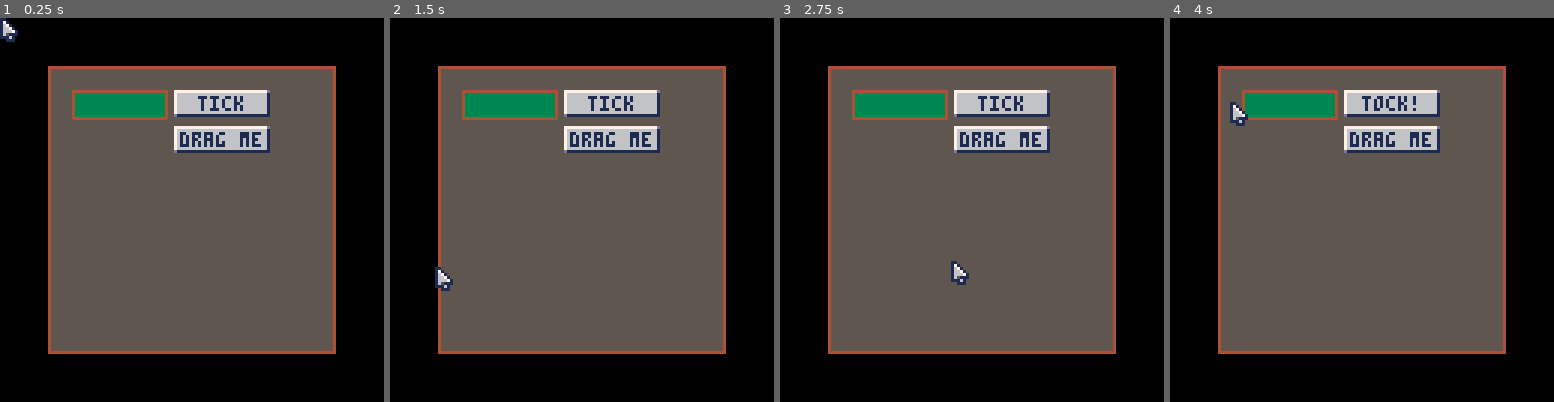
Above: before the commit, frames 1-4 (left to right).
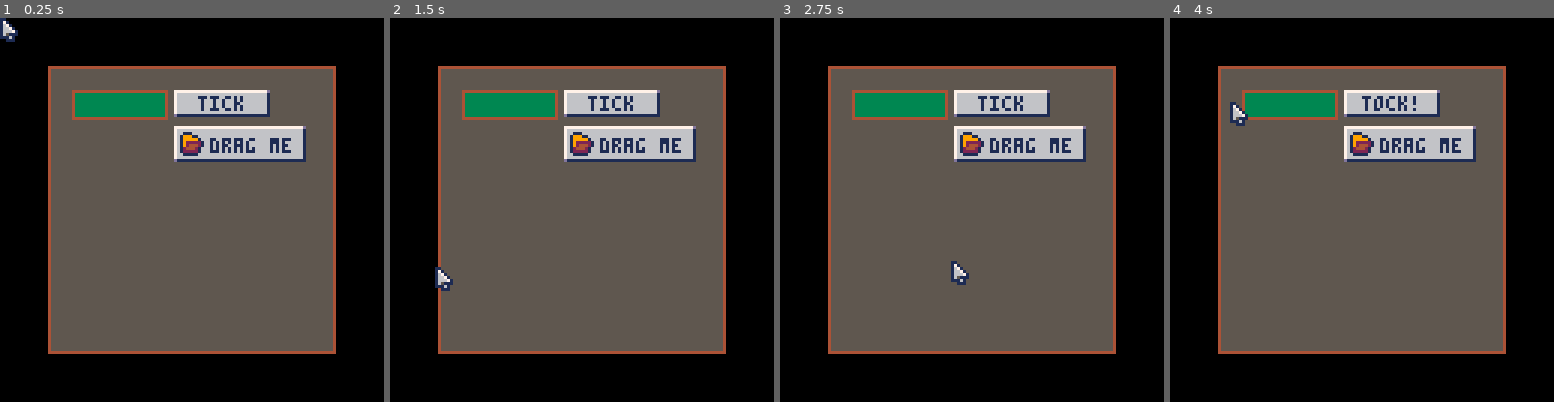
Above: after the commit, the same moments.

Repository: zet23t/pico8snippets
Game: PICO-8 cartridge uitk.p8
Two runs of this game, one before a commit and one after it. Both use one fixed random seed, a clock stepped at 60 frames per second and the inputs below.
Inputs (mouse positions are in pixels of both pictures, inside the frame that each line leads up to):
- Up to frame 1 (0.25 s): no input
- Up to frame 2 (1.5 s): tap X (X key) at 0.33, 1.07 s; click (670, 121) at 0.67 s; tap O (Z key) at 0.7 s; click (436, 267) at 1.22 s
- Up to frame 3 (2.75 s): hold Right 1.6-2.1 s; tap O (Z key) at 1.7, 2.1, 2.5 s; click (887, 114) at 1.77 s; tap X (X key) at 1.85 s; hold Up 2.15-2.42 s; click (952, 259) at 2.32 s; hold Right from 2.47 s (still down)
- Up to frame 4 (4 s): click (1404, 106) at 2.87 s; tap O (Z key) at 2.9, 3.3, 3.7 s; tap X (X key) at 2.97 s; release Right at 3.03 s; hold Left 3.08-3.58 s; click (1465, 256) at 3.42 s; hold Down 3.63-3.97 s; click (1231, 102) at 3.97 s

The runs differ from the first frame. In frame 1, 2.2% of the frame differs, in the area x 45-80%, y 28-38%; in frame 2, 2.2%; in frame 3, 2.2%; in frame 4, 2.2%.

Commit message:
Adding a sprite component and testing it

Diff:
--- a/scripts/uitk.lua
+++ b/scripts/uitk.lua
@@ -167,20 +167,30 @@
 end
 
 text_component = class()
-function text_component_new(text, color)
+function text_component_new(text, color, t, r, b, l)
 	return text_component.new {
-		text = text, color = color
+		text = text, color = color,
+		l = l or 0, r = r or 0, t = t or 0, b = b or 0
 	}
 end
 function text_component:draw(ui_rect)
 	local w = text_width(self.text)
 	local x,y = ui_rect:to_world(0,0)
-	print(self.text, x + (ui_rect.w - w) * .5, y + ui_rect.h * .5 - 3 + 1, self.color)
+	local t,r,b,l = self.t, self.r, self.b, self.l
+	print(self.text,
+		x + l + (ui_rect.w - w - l - r) * .5,
+		y + t + (ui_rect.h - 6 - t - b) * .5 + 1, self.color)
 end
 
-
-function button_rect(x,y,w,h)
+sprite_component = class()
+function sprite_component_new(id, x, y, w, h)
+	return sprite_component.new {
+		id = id,
+		x = x or 0, y = y or 0,
+		w = w or 1, h = h or 1
+	}
 end
-
-function button_spr(id,x,y)
+function sprite_component:draw(ui_rect)
+	local x,y = ui_rect:to_world(self.x,self.y)
+	spr(self.id, x, y, self.w, self.h)
 end
--- a/uitk.p8
+++ b/uitk.p8
@@ -45,8 +45,8 @@
 	end
 	btn:add_component(t)
 
-	-- a dragable button
-	local btn = ui_rect_new(42,20,32,9,ui_root)
+	-- a dragable button element
+	local btn = ui_rect_new(42,20,44,12,ui_root)
 	local s9 = sprite9_component_new(16,0,8,8,2,2,2,2)
 	function s9:mouse_enter()
 		self.sx = 32
@@ -62,10 +62,10 @@
 	function s9:was_pressed_down(ui_rect, mx, my)
 		self.mx, self.my = mx,my
 	end
+	-- adding the scale 9, text and sprite component
 	btn:add_component(s9)
-
-	-- static text
-	btn:add_component(text_component_new("drag me",1))
+	btn:add_component(text_component_new("drag me",1,0,0,0,8))
+	btn:add_component(sprite_component_new(5,2,2))
 end
 
 function _update()
@@ -77,14 +77,14 @@
 	ui_tk_draw(ui_root)
 end
 __gfx__
-00000000110000007777777d1111111d7777777d0000000000000000000000000000000000000000000000000000000000000000000000000000000000000000
-0000000017100000766666611ffffff77ffffff10000000000000000000000000000000000000000000000000000000000000000000000000000000000000000
-0070070016710000766666611ffffff77ffffff10000000000000000000000000000000000000000000000000000000000000000000000000000000000000000
-0007700016671000766666611ffffff77ffffff10000000000000000000000000000000000000000000000000000000000000000000000000000000000000000
-0007700016667100766666611ffffff77ffffff10000000000000000000000000000000000000000000000000000000000000000000000000000000000000000
-0070070016511100766666611ffffff77ffffff10000000000000000000000000000000000000000000000000000000000000000000000000000000000000000
-0000000011161000766666611ffffff77ffffff10000000000000000000000000000000000000000000000000000000000000000000000000000000000000000
-0000000000111000d1111111d7777777d11111110000000000000000000000000000000000000000000000000000000000000000000000000000000000000000
+00000000110000007777777d1111111d7777777d0111000011111111111001110000000000000000000000000000000000000000000000000000000000000000
+0000000017100000766666611ffffff77ffffff1199911001c6666c1188118810000000000000000000000000000000000000000000000000000000000000000
+0070070016710000766666611ffffff77ffffff1199999101c6666c1018888100000000000000000000000000000000000000000000000000000000000000000
+0007700016671000766666611ffffff77ffffff1192222211cccccc1001881000000000000000000000000000000000000000000000000000000000000000000
+0007700016667100766666611ffffff77ffffff1192444211c7777c1018888100000000000000000000000000000000000000000000000000000000000000000
+0070070016511100766666611ffffff77ffffff1124442101c7777c1188118810000000000000000000000000000000000000000000000000000000000000000
+0000000011161000766666611ffffff77ffffff1122222101ccccc10111001110000000000000000000000000000000000000000000000000000000000000000
+0000000000111000d1111111d7777777d11111110111110011111100000000000000000000000000000000000000000000000000000000000000000000000000
 __map__
 0000000000000000000000000000000000000000000000000000000000000000000000000000000000000000000000000000000000000000000000000000000000000000000000000000000000000000000000000000000000000000000000000000000000000000000000000000000000000000000000000000000000000000
 0000000000000000000000000000000000000000000000000000000000000000000000000000000000000000000000000000000000000000000000000000000000000000000000000000000000000000000000000000000000000000000000000000000000000000000000000000000000000000000000000000000000000000
